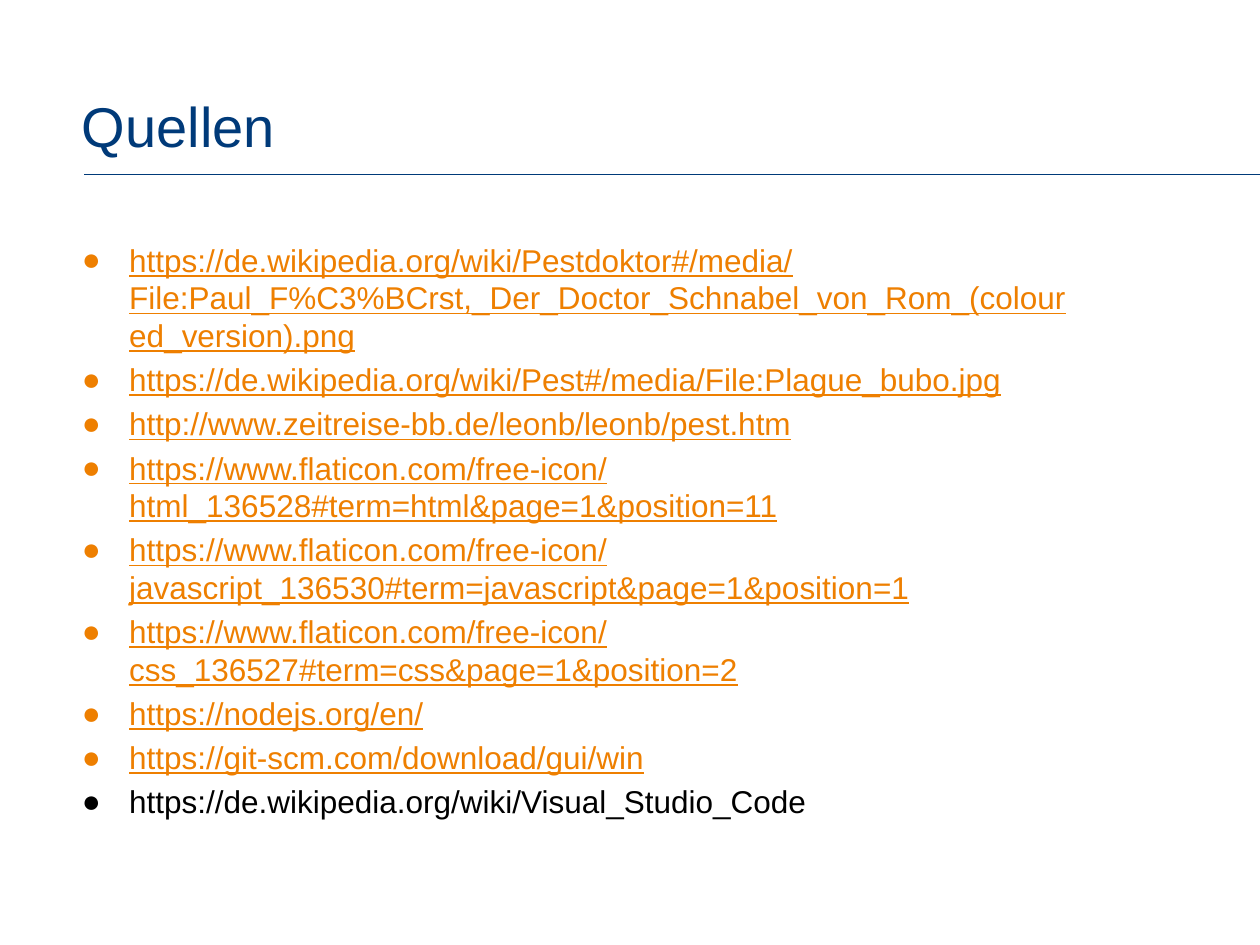
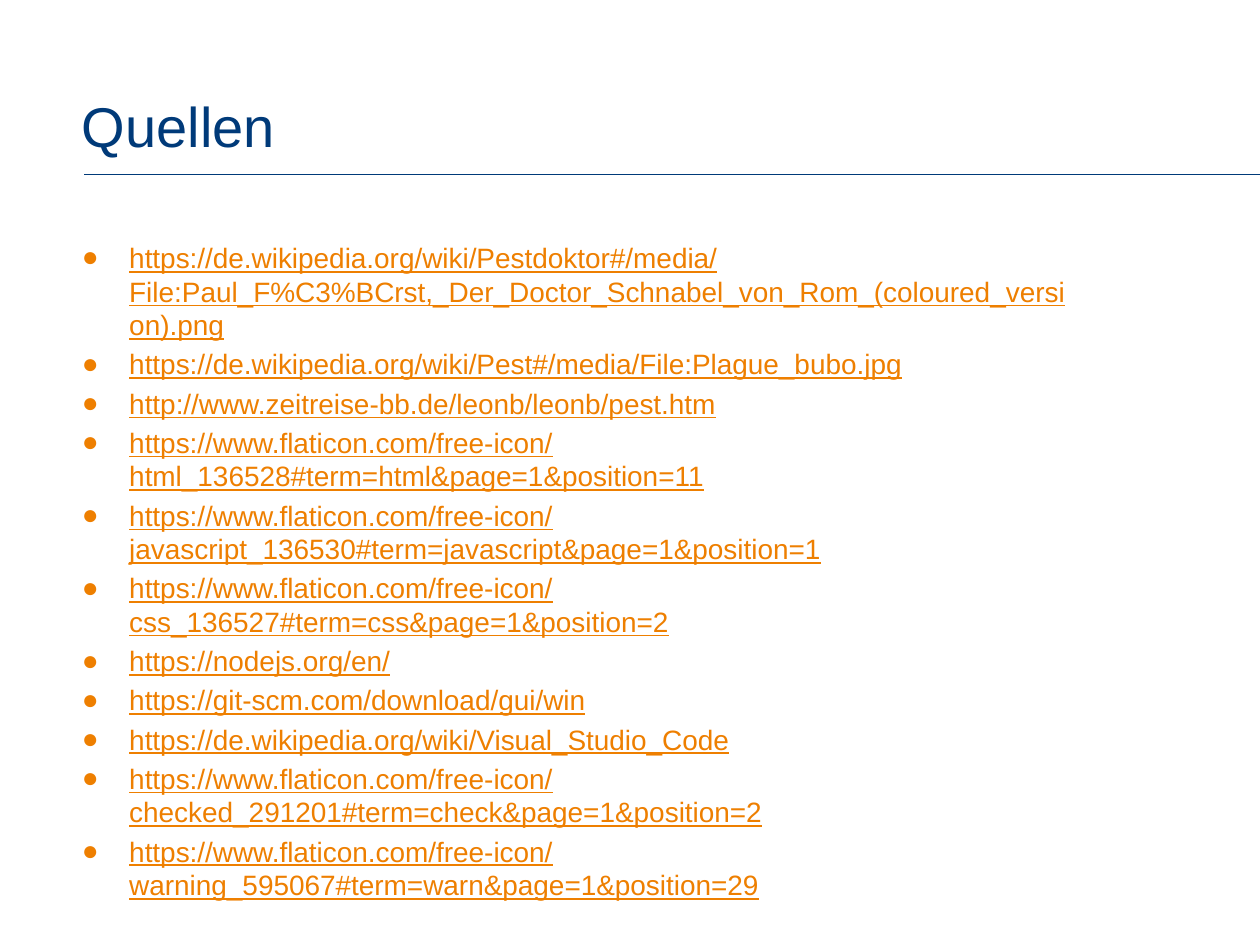
Before and after one commit to Wolle1508/SE-Projekt, a slide deck: slide 20 of Präsentation.pptx. Drawn at 1260x945 pixels with LibreOffice and Linux fonts; fonts in the diff are those of the drawing; background and template pictures are left out. Boxes give left, top, right and bottom in pixels: in the first picture for what was removed or moved away, otherwise in the second. Text is boxed around its words. In the diff, an @@ line names an element or a change of style, - is before the commit and + after.

```diff
--- a/Präsentation.pptx
+++ b/Präsentation.pptx
@@ text at (129, 247, 1065, 755): size 18 to 16 pt in "https://de.wikipedia.org/wiki/Pestdoktor#/media/File:Paul_F% ...", "https://de.wikipedia.org/wiki/Pest#/media/File:Plague_bubo.j ...", "http://www.zeitreise-bb.de/leonb/leonb/pest.htm", "https://www.flaticon.com/free-icon/html_136528#term=html&pag ..." and 5 more places; text colour #000000 to #EE7F00, underline on in "https://de.wikipedia.org/wiki/Visual_Studio_Code" @@
@@ text at (129, 768, 762, 900): paragraphs added @@
+● https://www.flaticon.com/free-icon/checked_291201#term=check&page=1&position=2
+● https://www.flaticon.com/free-icon/warning_595067#term=warn&page=1&position=29
```
Also in this commit, not shown: 8 other slides changed, 1 other file.
